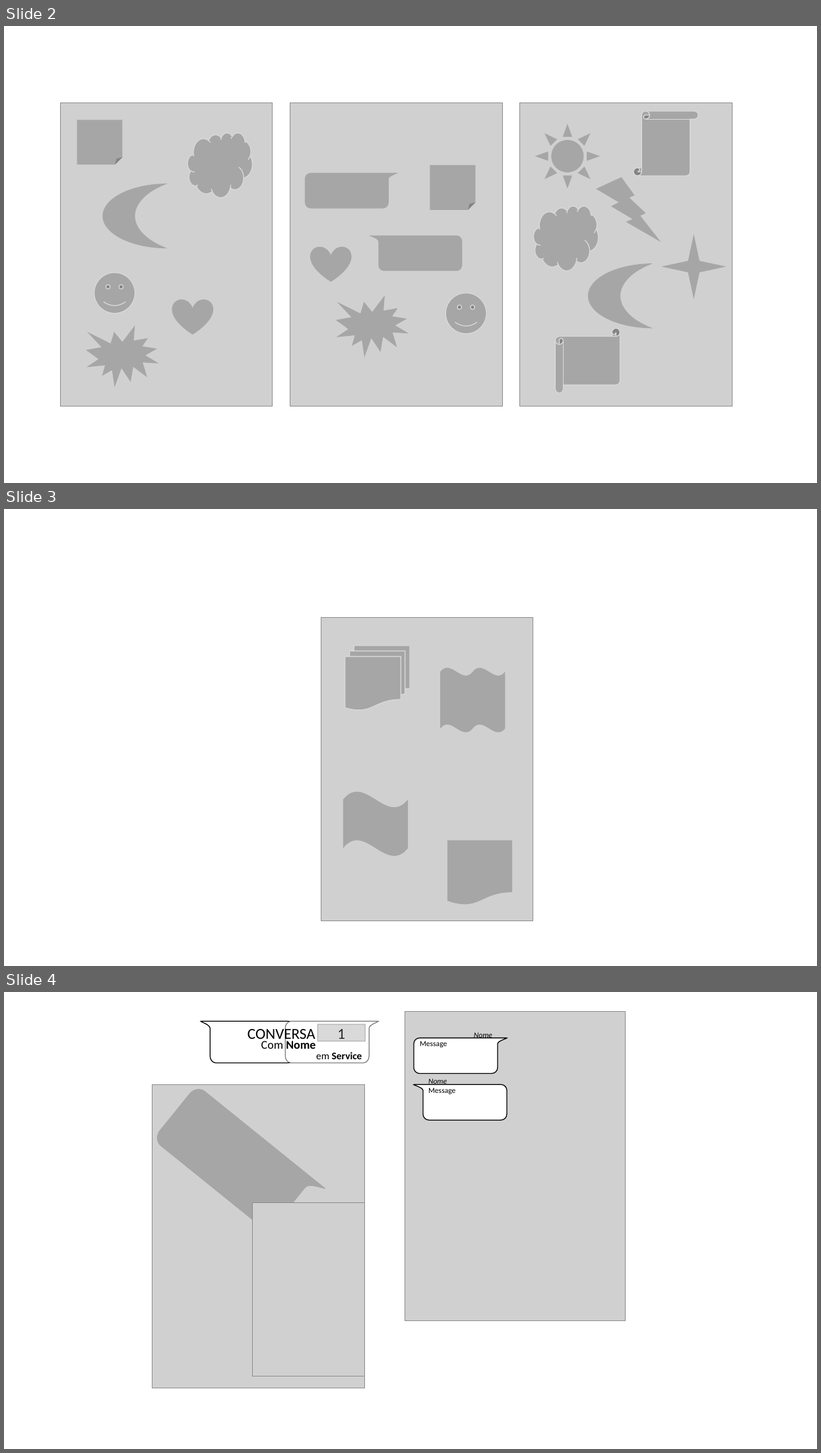
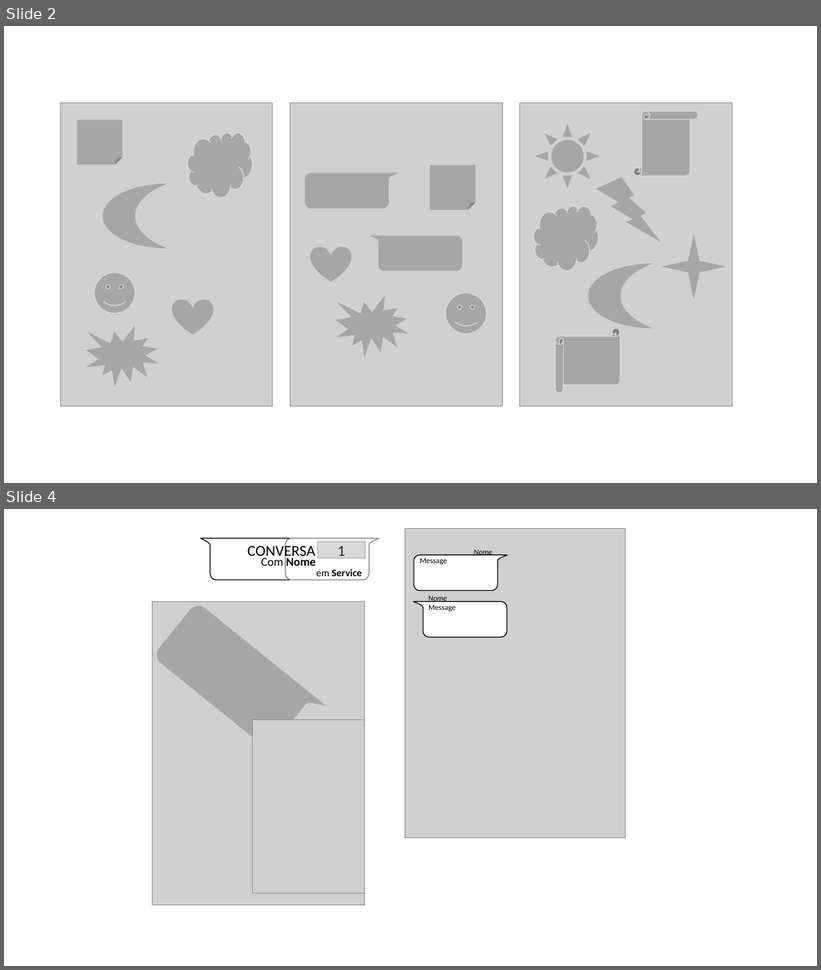
Before and after one commit to DaniellMesquita/Do-you-still-need-a-Third-Testament, a slide deck: Presentation.pptx. Shown one above the other, each under a label of ours: slides 2, 3 and 4 before the commit, slides 2 and 4 after it; the slides between them are not shown. The pictures are 821x1453 and 821x970 pixels, drawn with LibreOffice and Linux fonts; fonts in the diff are those of the drawing; grey boxes stand for pictures. Boxes give left, top, right and bottom in pixels: in the first picture for what was removed or moved away, otherwise in the second. Text is boxed around its words. In the diff, an @@ line names an element or a change of style, - is before the commit and + after.

```diff
--- a/Presentation.pptx
+++ b/Presentation.pptx
@@ slide 3 removed at (x1=4, y1=509, x2=817, y2=966), background #FFFFFF @@
@@ picture removed at (x1=321, y1=618, x2=533, y2=921) @@
@@ flow chart multidocument removed at (x1=345, y1=646, x2=410, y2=710) @@
@@ double wave removed at (x1=441, y1=667, x2=506, y2=732) @@
@@ wave removed at (x1=343, y1=792, x2=408, y2=857) @@
@@ flow chart document removed at (x1=448, y1=841, x2=512, y2=906) @@
```
Also in this commit, not shown: 2 slides added, 3 other files.
